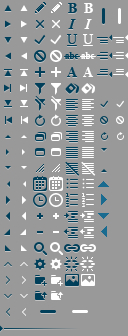
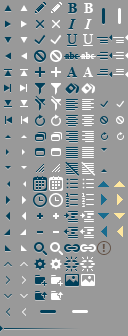
Comparing the layer stacks of the two 128x336 images. Changes:
added layer "exclamation" above "tooltip" over [left=97, top=241, right=111, bottom=255]
added layer "callout left validation" in group "tooltip" over [left=117, top=226, right=123, bottom=237]
added layer "callout bottom validation" in group "tooltip" over [left=114, top=213, right=125, bottom=219]
added layer "callout right validation" in group "tooltip" over [left=117, top=194, right=123, bottom=205]
added layer "callout top validation" in group "tooltip" over [left=114, top=181, right=125, bottom=187]
